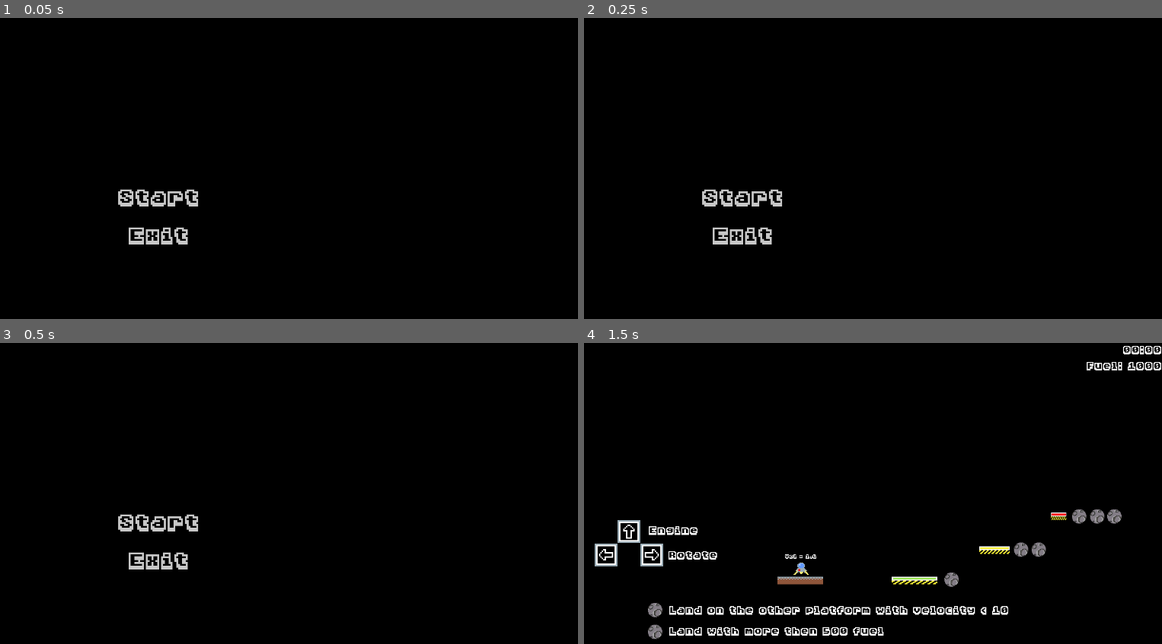
Above: before the commit, frames 1-4 (two rows, left to right).
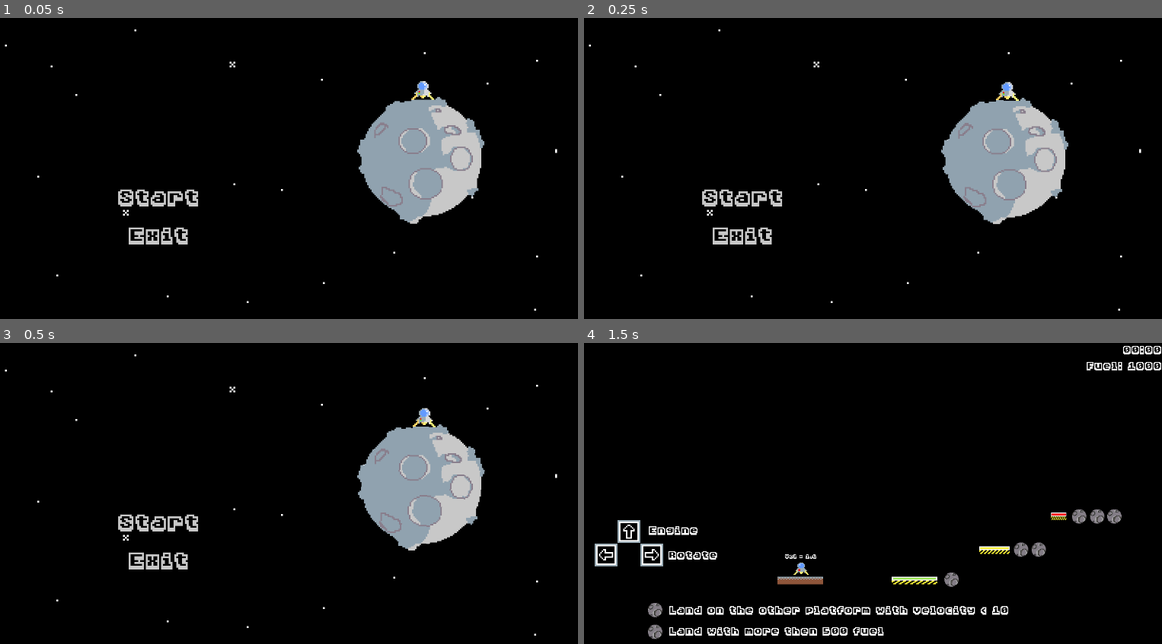
Above: after the commit, the same moments.

Repository: JestemStefan/GWJ_48_Moon_Lander
Game: Godot game, scene res://scenes/menu/MainMenu.tscn
Same seed, same stepped clock (60 frames per second), same inputs: the game is played once before the commit and once after it. Sound files missing from this copy of the repository are replaced by a short silence.
Inputs:
- Up to frame 1 (0.05 s): no input
- Up to frame 2 (0.25 s): no input
- Up to frame 3 (0.5 s): no input
- Up to frame 4 (1.5 s): click "Start" at 0.5 s; click "1" at 1.25 s

The runs differ from the first frame. In frame 1, 6.9% of the frame differs, in the area x 0-97%, y 3-98%; in frame 2, 6.9%; in frame 3, 6.9%; in frame 4, nothing differs.

Commit message:
Add background image

Diff:
--- a/scenes/menu/LevelSelection.tscn
+++ b/scenes/menu/LevelSelection.tscn
@@ -1,9 +1,10 @@
-[gd_scene load_steps=5 format=2]
+[gd_scene load_steps=6 format=2]
 
 [ext_resource path="res://art/themes/LevelSelectTheme.tres" type="Theme" id=1]
 [ext_resource path="res://src/level_selection/LevelSelection.gd" type="Script" id=2]
 [ext_resource path="res://sound/sfx/Menu1_SelectA.wav" type="AudioStream" id=3]
 [ext_resource path="res://sound/sfx/Menu1_NavA.wav" type="AudioStream" id=4]
+[ext_resource path="res://art/background.png" type="Texture" id=5]
 
 [node name="LevelSelection" type="Control"]
 anchor_right = 1.0
@@ -15,6 +16,12 @@
 anchor_right = 1.0
 anchor_bottom = 1.0
 color = Color( 0, 0, 0, 1 )
+
+[node name="TextureRect" type="TextureRect" parent="."]
+anchor_right = 1.0
+anchor_bottom = 1.0
+texture = ExtResource( 5 )
+stretch_mode = 1
 
 [node name="Level_1" type="Button" parent="."]
 margin_left = 192.0
--- a/scenes/menu/MainMenu.tscn
+++ b/scenes/menu/MainMenu.tscn
@@ -1,9 +1,79 @@
-[gd_scene load_steps=5 format=2]
+[gd_scene load_steps=9 format=2]
 
 [ext_resource path="res://src/main_menu/MainMenu.gd" type="Script" id=1]
 [ext_resource path="res://art/themes/LevelSelectTheme.tres" type="Theme" id=2]
 [ext_resource path="res://sound/sfx/Menu1_SelectA.wav" type="AudioStream" id=3]
 [ext_resource path="res://sound/sfx/Menu1_NavA.wav" type="AudioStream" id=4]
+[ext_resource path="res://art/background.png" type="Texture" id=5]
+[ext_resource path="res://art/moon_menu.png" type="Texture" id=6]
+
+[sub_resource type="Animation" id=1]
+length = 0.001
+tracks/0/type = "bezier"
+tracks/0/path = NodePath("MoonMenu:position:x")
+tracks/0/interp = 1
+tracks/0/loop_wrap = true
+tracks/0/imported = false
+tracks/0/enabled = true
+tracks/0/keys = {
+"points": PoolRealArray( 945, -0.25, 0, 0.25, 0 ),
+"times": PoolRealArray( 0 )
+}
+tracks/1/type = "bezier"
+tracks/1/path = NodePath("MoonMenu:position:y")
+tracks/1/interp = 1
+tracks/1/loop_wrap = true
+tracks/1/imported = false
+tracks/1/enabled = true
+tracks/1/keys = {
+"points": PoolRealArray( 283, -0.25, 0, 0.25, 0 ),
+"times": PoolRealArray( 0 )
+}
+tracks/2/type = "bezier"
+tracks/2/path = NodePath("MoonMenu:rotation_degrees")
+tracks/2/interp = 1
+tracks/2/loop_wrap = true
+tracks/2/imported = false
+tracks/2/enabled = true
+tracks/2/keys = {
+"points": PoolRealArray( 0, -0.25, 0, 0.25, 0 ),
+"times": PoolRealArray( 0 )
+}
+
+[sub_resource type="Animation" id=2]
+resource_name = "idel"
+length = 5.0
+loop = true
+tracks/0/type = "bezier"
+tracks/0/path = NodePath("MoonMenu:position:x")
+tracks/0/interp = 1
+tracks/0/loop_wrap = true
+tracks/0/imported = false
+tracks/0/enabled = true
+tracks/0/keys = {
+"points": PoolRealArray( 945, -0.25, 0, 0.25, 0, 945, -0.25, 0, 0.25, 0, 945, -0.25, 0, 0.25, 0 ),
+"times": PoolRealArray( 0, 2.5, 5 )
+}
+tracks/1/type = "bezier"
+tracks/1/path = NodePath("MoonMenu:position:y")
+tracks/1/interp = 1
+tracks/1/loop_wrap = true
+tracks/1/imported = false
+tracks/1/enabled = true
+tracks/1/keys = {
+"points": PoolRealArray( 283, -0.25, 0, 0.25, 0, 304, -0.25, 0, 0.25, 0, 283, -0.25, 0, 0.25, 0 ),
+"times": PoolRealArray( 0, 2.5, 5 )
+}
+tracks/2/type = "bezier"
+tracks/2/path = NodePath("MoonMenu:rotation_degrees")
+tracks/2/interp = 1
+tracks/2/loop_wrap = true
+tracks/2/imported = false
+tracks/2/enabled = true
+tracks/2/keys = {
+"points": PoolRealArray( 0, -0.25, 0, 0.25, 0, 3, -0.25, 0, 0.25, 0, 1, -0.25, 0, 0.25, 0, -2, -0.25, 0, 0.25, 0, 0, -0.25, 0, 0.25, 0 ),
+"times": PoolRealArray( 0, 1, 2, 3, 5 )
+}
 
 [node name="MainMenu" type="Control"]
 anchor_right = 1.0
@@ -15,6 +85,17 @@
 anchor_right = 1.0
 anchor_bottom = 1.0
 color = Color( 0, 0, 0, 1 )
+
+[node name="TextureRect" type="TextureRect" parent="."]
+anchor_right = 1.0
+anchor_bottom = 1.0
+texture = ExtResource( 5 )
+stretch_mode = 1
+
+[node name="MoonMenu" type="Sprite" parent="."]
+position = Vector2( 945, 283 )
+scale = Vector2( 3, 3 )
+texture = ExtResource( 6 )
 
 [node name="CenterContainer" type="CenterContainer" parent="."]
 margin_left = 240.0
@@ -57,6 +138,10 @@
 [node name="ClickSFX" type="AudioStreamPlayer" parent="."]
 stream = ExtResource( 3 )
 
+[node name="AnimationPlayer" type="AnimationPlayer" parent="."]
+anims/RESET = SubResource( 1 )
+anims/idel = SubResource( 2 )
+
 [connection signal="button_down" from="CenterContainer/VBoxContainer/StartButton" to="." method="_on_StartButton_button_down"]
 [connection signal="button_up" from="CenterContainer/VBoxContainer/StartButton" to="." method="_on_StartButton_button_up"]
 [connection signal="mouse_entered" from="CenterContainer/VBoxContainer/StartButton" to="." method="_on_StartButton_mouse_entered"]
--- a/src/main_menu/MainMenu.gd
+++ b/src/main_menu/MainMenu.gd
@@ -8,7 +8,7 @@
 
 # Called when the node enters the scene tree for the first time.
 func _ready():
-	pass # Replace with function body.
+	$AnimationPlayer.play("idel")
 
 
 func _on_StartButton_button_down():
Binary file added: art/background.png
Not shown, added: art/background.png.import
Binary file added: art/moon_menu.png
Not shown, added: art/moon_menu.png.import
